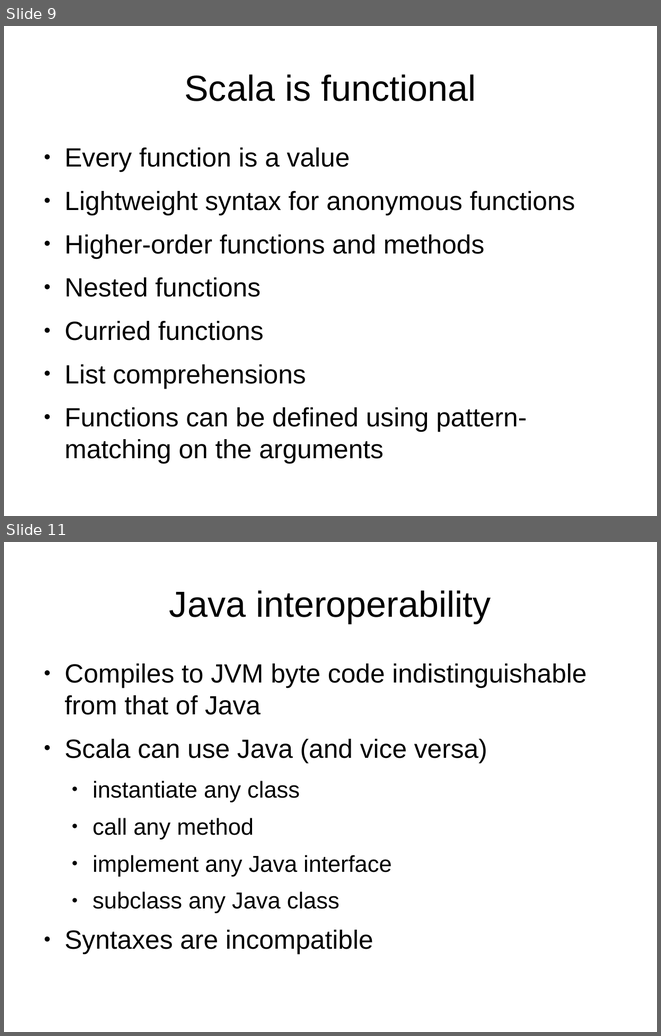
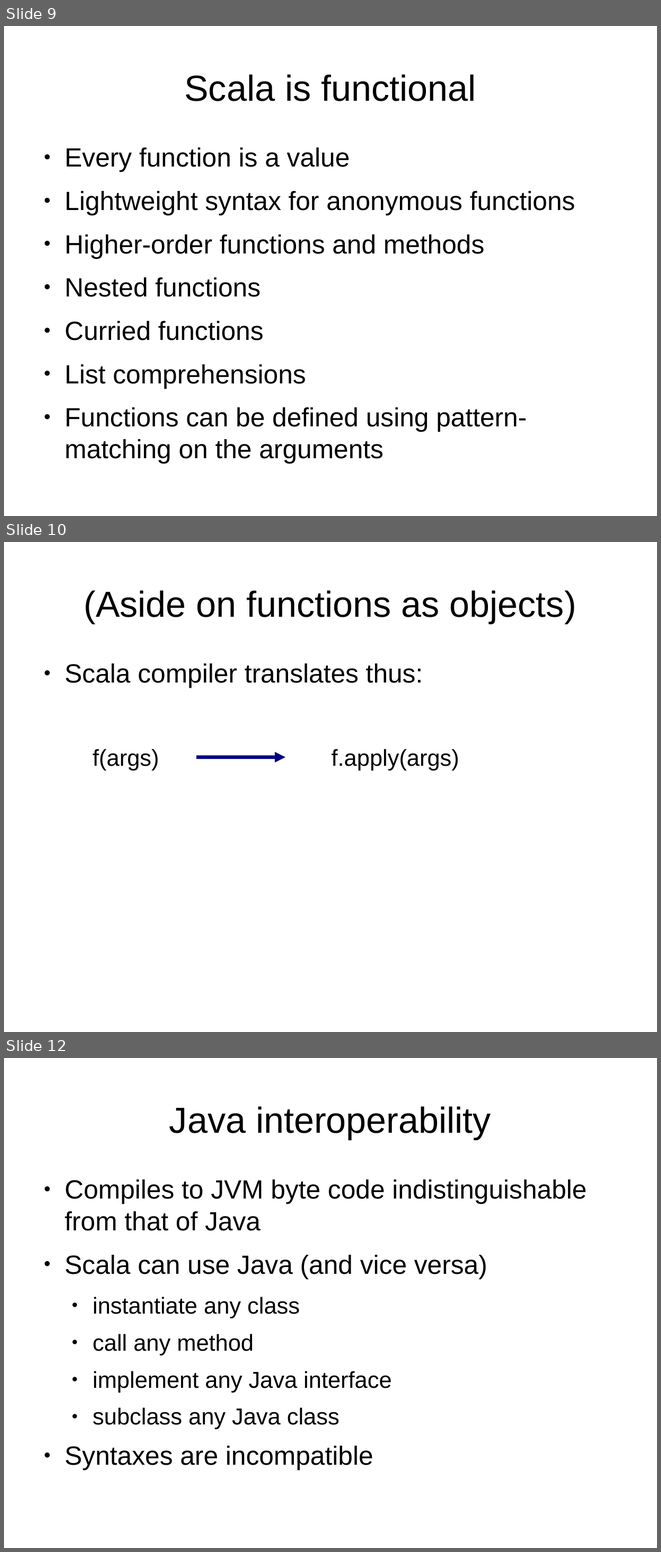
Before and after one commit to kaesler/ScalaTalk, a slide deck: my_slides/ScalaTalk.odp. Shown one above the other, each under a label of ours: slides 9 and 11 before the commit, slides 9, 10 and 12 after it; the slides between them are not shown. The pictures are 661x1036 and 661x1552 pixels, drawn with LibreOffice and Linux fonts; fonts in the diff are those of the drawing; background and template pictures are left out. Boxes give left, top, right and bottom in pixels: in the first picture for what was removed or moved away, otherwise in the second. Text is boxed around its words. In the diff, an @@ line names an element or a change of style, - is before the commit and + after.

```diff
--- a/my_slides/ScalaTalk.odp
+++ b/my_slides/ScalaTalk.odp
@@ slide 10 added at box(4, 542, 657, 1032), background #FFFFFF @@
@@ title added at box(84, 590, 576, 623), 44 pt, text #000000 @@
+(Aside on functions as objects)
@@ text added at box(64, 663, 459, 770), 32 pt, text #000000 @@
+● Scala compiler translates thus:
+  f(args) f.apply(args)
@@ arrow added from (196, 757) to (285, 757), #000080 4.31 pt @@
@@ what was slide 11 is now slide 12 @@
```
Also in this commit, not shown: 4 slides changed, 3 other slides added, 35 other files.
